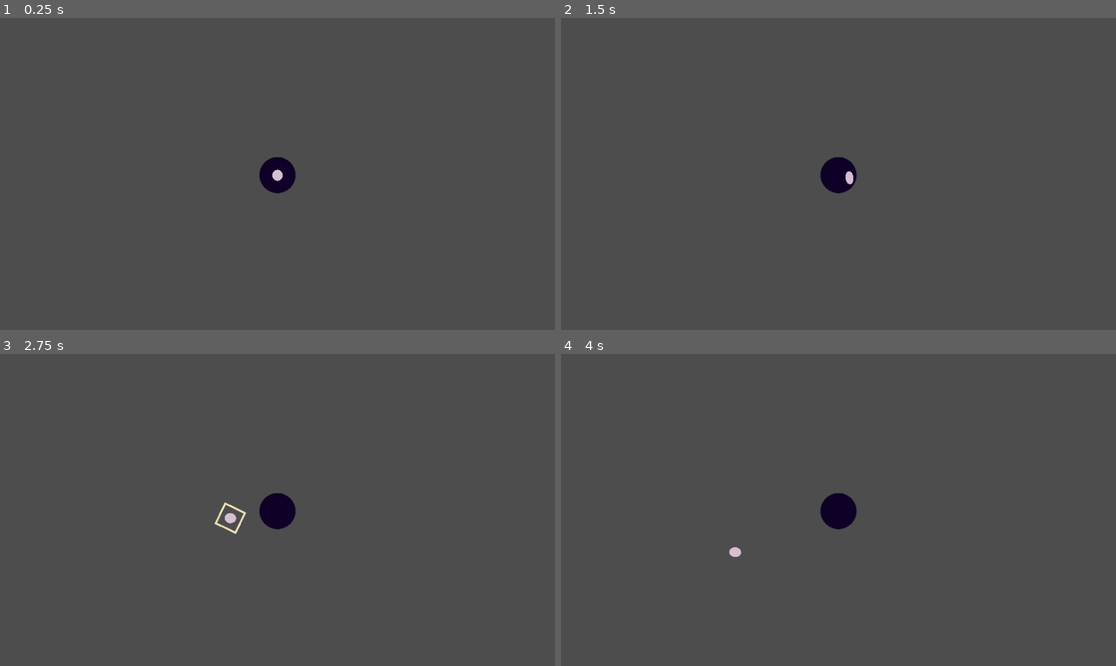
Above: before the commit, frames 1-4 (two rows, left to right).
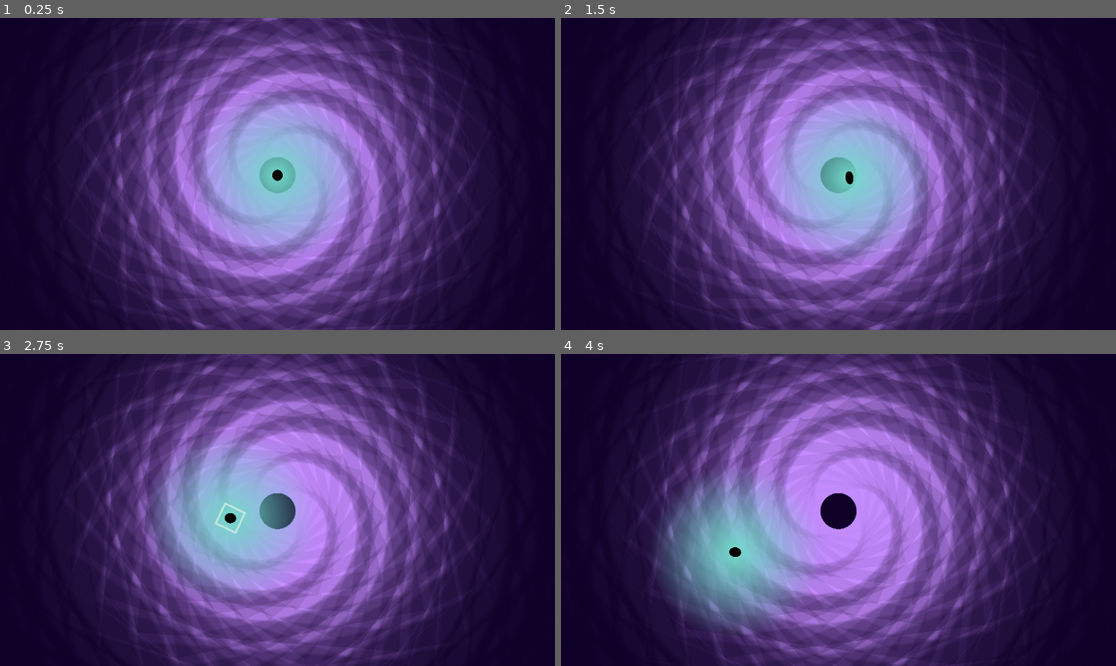
Above: after the commit, the same moments.

Repository: JeppeLindberg/bouncy_ball
Game: Godot game, scene res://scenes/main.tscn
Two runs of this game, one before a commit and one after it. Both use one fixed random seed, a clock stepped at 60 frames per second and the inputs below.
Inputs (mouse positions are in pixels of both pictures, inside the frame that each line leads up to):
- Up to frame 1 (0.25 s): no input
- Up to frame 2 (1.5 s): move the mouse to (866, 174) at 0.52 s; click (866, 174) at 0.6 s; move the mouse to (810, 174) at 1.27 s; click (810, 174) at 1.35 s
- Up to frame 3 (2.75 s): move the mouse to (288, 503) at 2.02 s; click (288, 503) at 2.1 s
- Up to frame 4 (4 s): move the mouse to (832, 516) at 2.77 s; click (832, 516) at 2.85 s; move the mouse to (877, 513) at 3.52 s; click (877, 513) at 3.6 s

The runs differ from the first frame. In frame 1, 100% of the frame differs, in the area x 0-100%, y 0-100%; in frame 2, 100%; in frame 3, 100%; in frame 4, 99%.

Commit message:
progress

Diff:
--- /dev/null
+++ b/prefabs/black_hole_layer.tscn
@@ -0,0 +1,14 @@
+[gd_scene load_steps=3 format=3 uid="uid://btaivh2rvd3co"]
+
+[ext_resource type="Script" uid="uid://dtomnhxmlv67k" path="res://scripts/black_hole_layer.gd" id="1_7kuyp"]
+[ext_resource type="Texture2D" uid="uid://cei4bcpe8s2f6" path="res://sprites/white_border.png" id="2_3io8p"]
+
+[node name="layer" type="Node2D"]
+script = ExtResource("1_7kuyp")
+
+[node name="pivot" type="Node2D" parent="."]
+
+[node name="sprite" type="Sprite2D" parent="pivot"]
+self_modulate = Color(0.054902, 0, 0.14902, 1)
+scale = Vector2(0.660389, 0.660389)
+texture = ExtResource("2_3io8p")
--- a/prefabs/stack.tscn
+++ b/prefabs/stack.tscn
@@ -9,6 +9,7 @@
 [node name="pivot" type="Node2D" parent="."]
 
 [node name="sprite" type="Sprite2D" parent="pivot"]
-self_modulate = Color(0.942478, 0.878378, 0.714164, 1)
+self_modulate = Color(0.757841, 0.901562, 0.866346, 1)
+z_index = 10
 scale = Vector2(0.660389, 0.660389)
 texture = ExtResource("2_6pup3")
--- a/scenes/main.tscn
+++ b/scenes/main.tscn
@@ -13,9 +13,16 @@
 [ext_resource type="Script" uid="uid://bjpeqw2sg0pj3" path="res://scripts/zone_rectangular.gd" id="4_ya4ey"]
 [ext_resource type="PackedScene" uid="uid://c0ddydalrmuvq" path="res://prefabs/breakable_rectangle_2.tscn" id="5_eb6dy"]
 [ext_resource type="Script" uid="uid://ci3dem67gdiq2" path="res://scripts/zone_circular.gd" id="7_trceg"]
+[ext_resource type="Texture2D" uid="uid://xmwnbx52824y" path="res://sprites/light.png" id="9_0ld40"]
 [ext_resource type="Script" uid="uid://3y31jido348o" path="res://scripts/power_stacks.gd" id="12_jbj1t"]
 [ext_resource type="PackedScene" uid="uid://dwcc0c5o6etl7" path="res://prefabs/stack.tscn" id="13_jkv2x"]
 [ext_resource type="Script" uid="uid://3fd301wqqkfv" path="res://scripts/black_hole.gd" id="14_jbj1t"]
+[ext_resource type="Script" uid="uid://lt1x0c0swoy5" path="res://scripts/black_hole_visual.gd" id="15_muem4"]
+[ext_resource type="PackedScene" uid="uid://btaivh2rvd3co" path="res://prefabs/black_hole_layer.tscn" id="16_dp3eg"]
+
+[sub_resource type="Gradient" id="Gradient_jbj1t"]
+offsets = PackedFloat32Array(0, 0.228395, 0.481481, 0.746914, 1)
+colors = PackedColorArray(0.859934, 0.600373, 0.884984, 1, 0.851639, 0.653071, 0.570923, 1, 0.589577, 0.768573, 0.515053, 1, 0.490455, 0.744907, 0.845848, 1, 0.858824, 0.6, 0.886275, 1)
 
 [sub_resource type="RectangleShape2D" id="RectangleShape2D_tefeu"]
 size = Vector2(1557.87, 392.684)
@@ -32,6 +39,14 @@
 
 [node name="main" type="Node2D"]
 script = ExtResource("1_tipki")
+breakable_gradient = SubResource("Gradient_jbj1t")
+
+[node name="background" type="Sprite2D" parent="."]
+self_modulate = Color(0.772209, 0.550024, 1, 1)
+z_index = -200
+position = Vector2(763, 432)
+scale = Vector2(24.6861, 24.6861)
+texture = ExtResource("1_tbgi4")
 
 [node name="center" type="Node2D" parent="."]
 position = Vector2(768, 432)
@@ -146,10 +161,16 @@
 [node name="shape" type="CollisionShape2D" parent="ball"]
 shape = SubResource("CircleShape2D_jyhfs")
 
+[node name="light" type="Sprite2D" parent="ball"]
+self_modulate = Color(0.452372, 0.860155, 0.797964, 1)
+z_index = -10
+scale = Vector2(0.48235, 0.48235)
+texture = ExtResource("9_0ld40")
+
 [node name="arrow" type="Node2D" parent="ball"]
 
 [node name="head" type="Sprite2D" parent="ball/arrow"]
-self_modulate = Color(0.942478, 0.878378, 0.714164, 1)
+self_modulate = Color(0.756863, 0.901961, 0.866667, 1)
 position = Vector2(100, 0)
 rotation = 1.5708
 scale = Vector2(0.122, 0.291)
@@ -166,7 +187,8 @@
 [node name="pivot" type="Node2D" parent="ball/velocity_squisher/pivot/impact_squisher"]
 
 [node name="sprite" type="Sprite2D" parent="ball/velocity_squisher/pivot/impact_squisher/pivot"]
-self_modulate = Color(0.843195, 0.74553, 0.823404, 1)
+self_modulate = Color(0, 0, 0, 1)
+z_index = 10
 scale = Vector2(0.3, 0.3)
 texture = ExtResource("1_o5qli")
 
@@ -188,6 +210,10 @@
 self_modulate = Color(0.0553614, 6.83216e-05, 0.149538, 1)
 texture = ExtResource("1_o5qli")
 
+[node name="visual" type="Node2D" parent="black_hole"]
+script = ExtResource("15_muem4")
+layer_prefab = ExtResource("16_dp3eg")
+
 [node name="breakables" type="Node2D" parent="."]
 
 [node name="debug_spawner" type="Node2D" parent="."]
--- a/scripts/black_hole.gd
+++ b/scripts/black_hole.gd
@@ -3,4 +3,4 @@
 
 
 func _on_body_entered(body:Node2D) -> void:
-	body.delete()
+	body.consume_by_black_hole()
--- /dev/null
+++ b/scripts/black_hole_layer.gd
@@ -0,0 +1,16 @@
+extends Node2D
+
+@onready var pivot = get_node('pivot')
+@onready var main = get_node('/root/main')
+
+var start_color = Color(1.0, 1.0, 1.0, 1.0)
+
+var index = 0
+
+func _ready() -> void:
+	start_color = modulate
+	pivot.rotation_degrees = (-main.seconds() * 10.0) + index * 15.0
+	modulate = start_color * Color(1.0, 1.0, 1.0, index / 100.0)
+
+func _process(_delta: float) -> void:
+	pivot.rotation_degrees = (-main.seconds() * 10.0) + index * 15.0
--- /dev/null
+++ b/scripts/black_hole_visual.gd
@@ -0,0 +1,12 @@
+extends Node2D
+
+@export var layer_prefab: PackedScene
+
+
+func _ready():
+	while get_child_count() < 100:
+		var new_node = layer_prefab.instantiate()
+		new_node.index = get_child_count()
+		add_child(new_node)
+		new_node.global_position = global_position
+		new_node.scale = Vector2.ONE * (1.0 + new_node.index*0.5)
--- a/scripts/breakable.gd
+++ b/scripts/breakable.gd
@@ -4,6 +4,7 @@
 
 @onready var sprite = get_node('sprite')
 @onready var shape = get_node('shape')
+@onready var main = get_node('/root/main')
 
 var behaviour : Node2D
 
@@ -13,6 +14,8 @@
 		if child.is_in_group('behaviour'):
 			behaviour = child
 			break
+
+	sprite.self_modulate = main.breakable_gradient.sample(fmod(main.seconds() / 10.0, 1.0))
 
 func take_damage():
 	health -= 1
@@ -26,5 +29,5 @@
 	else:
 		return false
 
-func delete():
+func consume_by_black_hole():
 	queue_free()
--- a/scripts/main.gd
+++ b/scripts/main.gd
@@ -1,5 +1,7 @@
 extends Node2D
 
+
+@export var breakable_gradient: Gradient
 
 var _seconds = 0.0
 
Not shown: 1 places in scenes/main.tscn that only renumber resources
Not shown, added: scripts/black_hole_layer.gd.uid
Not shown, added: scripts/black_hole_visual.gd.uid
Binary file added: sprites/light.png
Not shown, added: sprites/light.png.import
